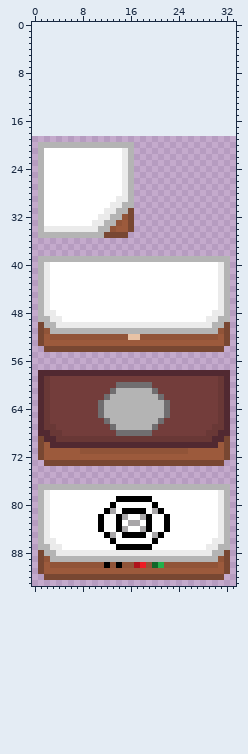
Sprite sheet -- assets/benchs/bench3x.png. The first picture shows the starting point.
The file is 102x225 pixels, drawn in blocks of 3x3; one block is one cell here. The old version is drawn lined up with the new one, on the new canvas.
After:
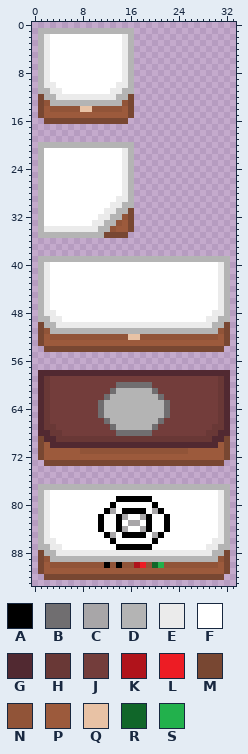
Palette (. is transparent): A #000000  B #706e70  C #a8a6a8  D #b4b4b4  E #ebebeb  F #ffffff  G #512931  H #693836  J #733d3b  K #b0131b  L #ed1c24  M #784732  N #915438  P #9c5a3c  Q #e8c2a5  R #106629  S #22b14c
Changes in this commit:
canvas 34x75 -> 34x94, the old top-left corner now at 0,19
@@ x 0..18 @@
  0 ...................
- 1 ...................
- 2 ...................
- 3 ...................
- 4 ...................
- 5 ...................
- 6 ...................
- 7 ...................
- 8 ...................
- 9 ...................
-10 ...................
-11 ...................
-12 ...................
-13 ...................
-14 ...................
-15 ...................
-16 ...................
+ 1 .DDDDDDDDDDDDDDDD..
+ 2 .DEFFFFFFFFFFFFED..
+ 3 .DEFFFFFFFFFFFFED..
+ 4 .DEFFFFFFFFFFFFED..
+ 5 .DEFFFFFFFFFFFFED..
+ 6 .DEFFFFFFFFFFFFED..
+ 7 .DEFFFFFFFFFFFFED..
+ 8 .DEFFFFFFFFFFFFED..
+ 9 .DEFFFFFFFFFFFFED..
+10 .DEEFFFFFFFFFFEED..
+11 .DDEEFFFFFFFFEEDD..
+12 .MDDEEEEEEEEEEDDM..
+13 .MNDDDDDDDDDDDDNM..
+14 .MPNNNNNQQNNNNNPM..
+15 .MPPPPPPPPPPPPPPM..
+16 ..MMMMMMMMMMMMMM...
 17 ...................
Boxes around the changes in both pictures, in picture pixels (x1, y1, x2, y2):
added: (38, 28, 134, 124)
